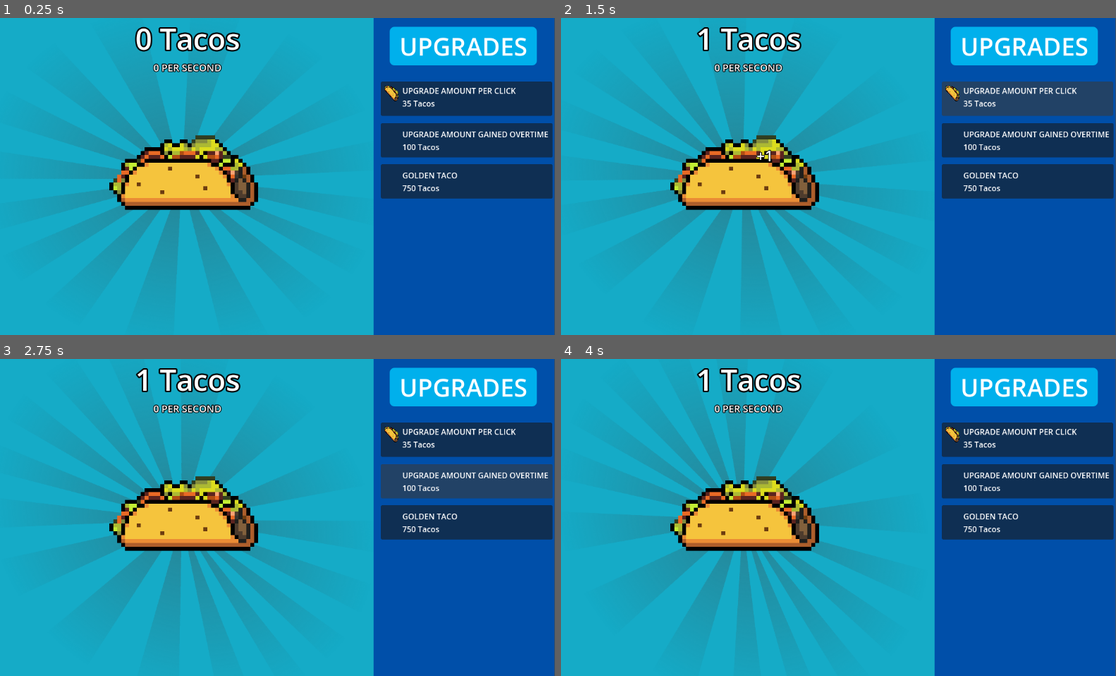
Above: before the commit, frames 1-4 (two rows, left to right).
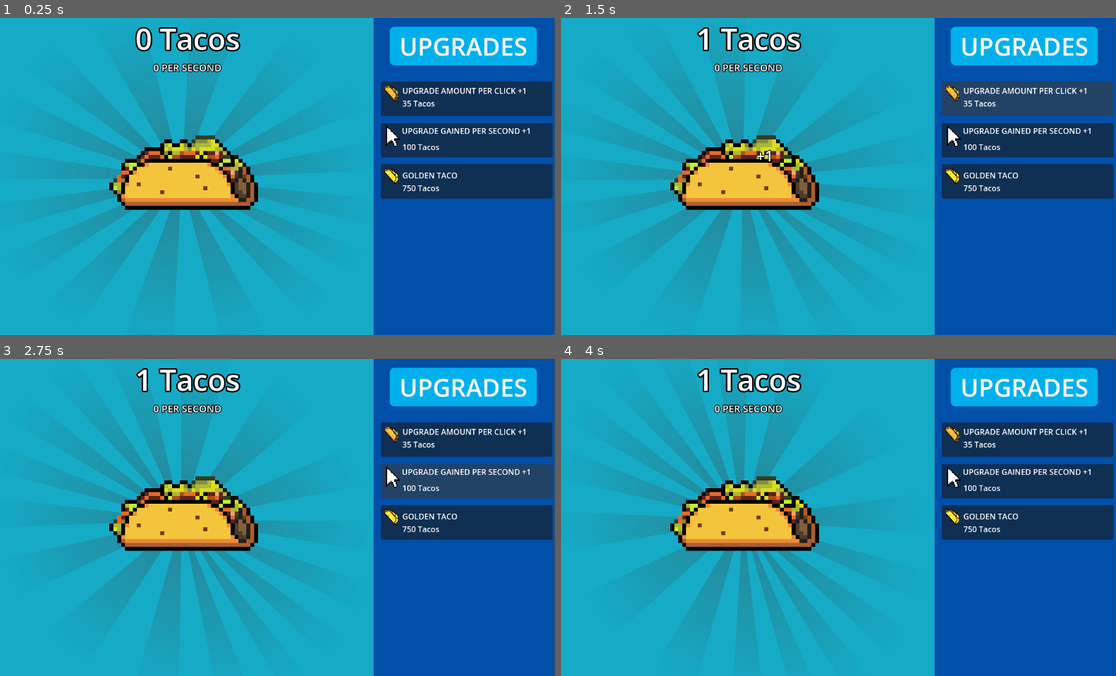
Above: after the commit, the same moments.

Repository: Overlord1304/Taco-Clicker
Game: Godot game, scene res://scenes/main.tscn
The game is run twice, just before and just after one commit, with the same random seed, the same clock (stepped at 60 frames per second) and the same inputs.
Inputs (mouse positions are in pixels of both pictures, inside the frame that each line leads up to):
- Up to frame 1 (0.25 s): no input
- Up to frame 2 (1.5 s): click (749, 144) at 0.5 s; click "35 Tacos" at 1.25 s
- Up to frame 3 (2.75 s): click "100 Tacos" at 2 s
- Up to frame 4 (4 s): click "750 Tacos" at 2.75 s; tap Enter at 3.5 s; move the mouse to (960, 501) at 3.52 s; hold Right from 3.53 s (still down); tap Alt at 3.6 s

The runs differ from the first frame. In frame 1, 0.7% of the frame differs, in the area x 69-99%, y 22-53%; in frame 2, 0.7%; in frame 3, 0.7%; in frame 4, 0.7%.

Commit message:
fully implemented golden taco, with saving

Diff:
--- a/scenes/main.tscn
+++ b/scenes/main.tscn
@@ -6,6 +6,8 @@
 [ext_resource type="Texture2D" uid="uid://momc162twgmc" path="res://sprites/sunburst.png" id="2_tbgi4"]
 [ext_resource type="Script" uid="uid://bqtxa10bvitfb" path="res://scripts/indicator_fade_out.gd" id="2_tefeu"]
 [ext_resource type="Script" uid="uid://b4cm5mvaxsoaj" path="res://scripts/tacocount.gd" id="3_jyhfs"]
+[ext_resource type="Texture2D" uid="uid://bru26pm8rutlf" path="res://sprites/gtaco.png" id="7_o6xl0"]
+[ext_resource type="Texture2D" uid="uid://jbgq1yplxp3r" path="res://sprites/Pixel Cursor (png).png" id="7_tipki"]
 
 [sub_resource type="StyleBoxFlat" id="StyleBoxFlat_sugp2"]
 bg_color = Color(0.08166907, 0.66970944, 0.7802122, 1)
@@ -64,6 +66,21 @@
 
 [sub_resource type="StyleBoxEmpty" id="StyleBoxEmpty_tefeu"]
 
+[sub_resource type="AtlasTexture" id="AtlasTexture_85g3d"]
+atlas = ExtResource("7_tipki")
+region = Rect2(1107, 0, 369, 533)
+
+[sub_resource type="SpriteFrames" id="SpriteFrames_choun"]
+animations = [{
+"frames": [{
+"duration": 1.0,
+"texture": SubResource("AtlasTexture_85g3d")
+}],
+"loop": true,
+"name": &"default",
+"speed": 5.0
+}]
+
 [node name="main" type="Control"]
 layout_mode = 3
 anchors_preset = 0
@@ -187,7 +204,7 @@
 offset_top = 7.0
 offset_right = 276.0
 offset_bottom = 30.0
-text = "UPGRADE AMOUNT PER CLICK"
+text = "UPGRADE AMOUNT PER CLICK +1"
 
 [node name="autoclickupg1" type="Button" parent="right"]
 layout_mode = 0
@@ -197,9 +214,10 @@
 offset_bottom = 286.0
 theme_override_styles/focus = SubResource("StyleBoxEmpty_tefeu")
 
-[node name="autoclickupg1" type="Sprite2D" parent="right/autoclickupg1"]
-position = Vector2(30, 17)
-rotation = 0.8377581
+[node name="autoclickupg1" type="AnimatedSprite2D" parent="right/autoclickupg1"]
+position = Vector2(31, 20)
+scale = Vector2(0.12, 0.12)
+sprite_frames = SubResource("SpriteFrames_choun")
 
 [node name="autoclickupgsprite1" type="Label" parent="right/autoclickupg1"]
 layout_mode = 0
@@ -214,11 +232,12 @@
 
 [node name="Label" type="Label" parent="right/autoclickupg1"]
 layout_mode = 0
-offset_left = 44.0
-offset_top = 11.0
-offset_right = 343.0
-offset_bottom = 34.0
-text = "UPGRADE AMOUNT GAINED OVERTIME"
+offset_left = 43.0
+offset_top = 4.0
+offset_right = 368.0
+offset_bottom = 62.0
+theme_override_font_sizes/font_size = 16
+text = "UPGRADE GAINED PER SECOND +1"
 
 [node name="golden taco" type="Button" parent="right"]
 layout_mode = 0
@@ -231,6 +250,7 @@
 [node name="golden taco sprite" type="Sprite2D" parent="right/golden taco"]
 position = Vector2(30, 17)
 rotation = 0.8377581
+texture = ExtResource("7_o6xl0")
 
 [node name="golden taco label" type="Label" parent="right/golden taco"]
 layout_mode = 0
@@ -251,8 +271,12 @@
 offset_bottom = 34.0
 text = "GOLDEN TACO"
 
-[node name="Timer" type="Timer" parent="."]
+[node name="passivegainstimer" type="Timer" parent="."]
 autostart = true
+
+[node name="gtacotimer" type="Timer" parent="."]
+wait_time = 10.0
+one_shot = true
 
 [connection signal="taco_clicked" from="." to="left/MarginContainer" method="_on_main_taco_clicked"]
 [connection signal="tacos_changed" from="." to="left/MarginContainer/VBoxContainer" method="_on_main_tacos_changed"]
@@ -263,4 +287,5 @@
 [connection signal="button_down" from="right/amtperclickupg1" to="." method="_on_button_button_down"]
 [connection signal="button_down" from="right/autoclickupg1" to="." method="_on_autoclickupg_1_button_down"]
 [connection signal="button_down" from="right/golden taco" to="." method="_on_golden_taco_button_down"]
-[connection signal="timeout" from="Timer" to="." method="_on_timer_timeout"]
+[connection signal="timeout" from="passivegainstimer" to="." method="_on_timer_timeout"]
+[connection signal="timeout" from="gtacotimer" to="." method="_on_gtacotimer_timeout"]
--- a/scripts/game.gd
+++ b/scripts/game.gd
@@ -2,6 +2,7 @@
 
 const saves =  "user://userdata.save"
 var tacos = 0
+var base_amount_per_click = 1
 var amount_per_click = 1
 var passive_gains = 0
 var upg1cost:int = 35
@@ -9,6 +10,9 @@
 var upg3cost: int = 750
 var golden_taco_bought = false
 var golden_taco_activated = false
+var gtaco_texture = preload("res://sprites/gtaco.png")
+var taco_texture = preload("res://sprites/taco.png")
+@onready var gtaco_timer = $gtacotimer
 signal tacos_changed
 signal taco_clicked
 func _ready():
@@ -18,21 +22,36 @@
 	$right/autoclickupg1/autoclickupgsprite1.text = str(upg2cost)+" Tacos"
 	$left/MarginContainer/VBoxContainer/persecondcount.text = str(passive_gains)+" PER SECOND"
 	$"right/golden taco/golden taco label".text = str(upg3cost)+" Tacos"
+	if golden_taco_bought == true:
+		$"right/golden taco".disabled = true
 func _on_tacobutton_button_down() -> void:
 	tacos += amount_per_click
 	emit_signal("tacos_changed",tacos)
 	emit_signal("taco_clicked",amount_per_click)
 	save_data()
-
+func _process(float):
+	if golden_taco_bought and golden_taco_activated == false:
+		var rand = randi() % 2000
+		print(rand)
+		match rand:
+			!1999:
+				pass
+			1999:
+				print("hi")
+				$left/MarginContainer/tacobutton.texture_normal = gtaco_texture
+				golden_taco_activated = true
+				amount_per_click = base_amount_per_click * 10
+				gtaco_timer.start(10.0)
+	print(golden_taco_bought)
 func save_data():
 	var data = {
 		"tacos" : tacos,
-		"amount_per_click": amount_per_click,
+		"base_amount_per_click": base_amount_per_click,
 		"passive_gains" : passive_gains,
 		"upg1cost" : upg1cost,
 		"upg2cost" : upg2cost,
 		"upg3cost" : upg3cost,
-		"gtacodisabled" : $"right/golden taco".disabled,
+		"golden_taco_bought": golden_taco_bought
 	}
 	var file = FileAccess.open(saves, FileAccess.WRITE)
 	file.store_var(data)
@@ -45,18 +64,21 @@
 		file.close()
 		if typeof(data) == TYPE_DICTIONARY:
 			tacos = data.get("tacos",0)
-			amount_per_click = data.get("amount_per_click",1)
+			base_amount_per_click = data.get("base_amount_per_click",1)
+			amount_per_click = base_amount_per_click
 			passive_gains = data.get("passive_gains",0)
 			upg1cost = data.get("upg1cost",35)
 			upg2cost = data.get("upg2cost",100)
-
+			upg3cost = data.get("upg3cost",750)
+			golden_taco_bought = data.get("golden_taco_bought")
 
 	else:
 		save_data()
 
 func _on_button_button_down() -> void:
 	if tacos >= upg1cost:
-		amount_per_click += 1
+		base_amount_per_click += 1
+		amount_per_click = base_amount_per_click
 		tacos -= upg1cost
 		upg1cost *= 1.25
 		$right/amtperclickupg1/amountperclickupgrade1label.text = str(upg1cost)+" Tacos"
@@ -66,11 +88,12 @@
 
 func _on_autoclickupg_1_button_down() -> void:
 	if tacos >= upg2cost:
+		passive_gains += 1
 		$left/MarginContainer/VBoxContainer/persecondcount.text = str(passive_gains)+" PER SECOND"
-		passive_gains += 1
+
 		tacos -= upg2cost
 		upg2cost *= 1.25
-		$right/autoclickupg2/autoclickupgsprite2.text = str(upg2cost)+" Tacos"
+		$right/autoclickupg1/autoclickupgsprite1.text = str(upg2cost)+" Tacos"
 		emit_signal("tacos_changed",tacos)
 		save_data()
 
@@ -82,10 +105,16 @@
 
 
 func _on_golden_taco_button_down() -> void:
-	if tacos >= upg3cost:
+	if tacos >= upg3cost and golden_taco_bought == false:
 		golden_taco_bought = true
 		tacos -= upg3cost
 		$"right/golden taco/golden taco label".text = str(upg3cost)+" Tacos"
 		emit_signal("tacos_changed",tacos)
 		save_data()
-		$"right/golden taco".disabled = true
+
+
+
+func _on_gtacotimer_timeout() -> void:
+	golden_taco_activated = false
+	amount_per_click = base_amount_per_click
+	$left/MarginContainer/tacobutton.texture_normal = taco_texture
Not shown: 1 places in scenes/main.tscn that only renumber resources
Binary file added: sprites/Pixel Cursor (480x160).png
Not shown, changed: sprites/Pixel Cursor (480x160).png.import
Binary file added: sprites/Pixel Cursor (png).png
Not shown, added: sprites/Pixel Cursor (png).png.import
Binary file removed: sprites/cursor.png
